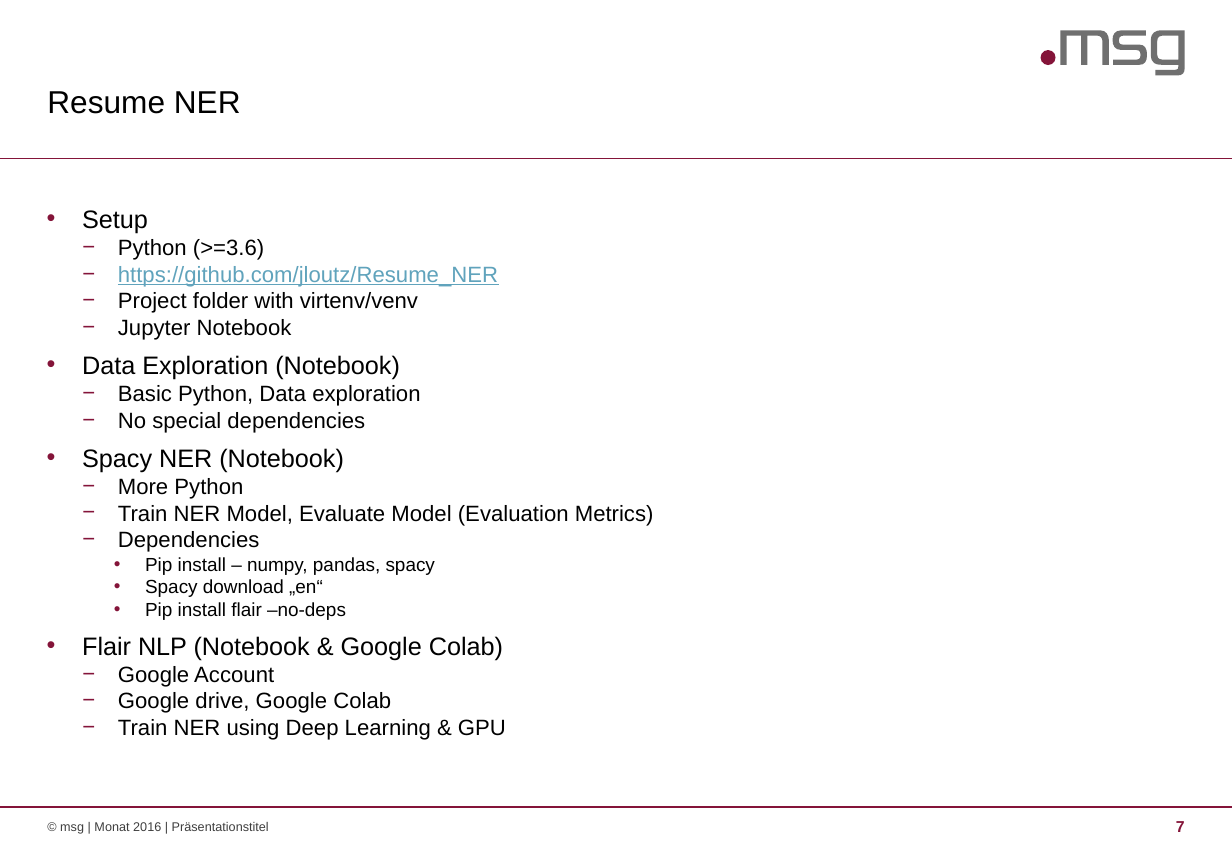
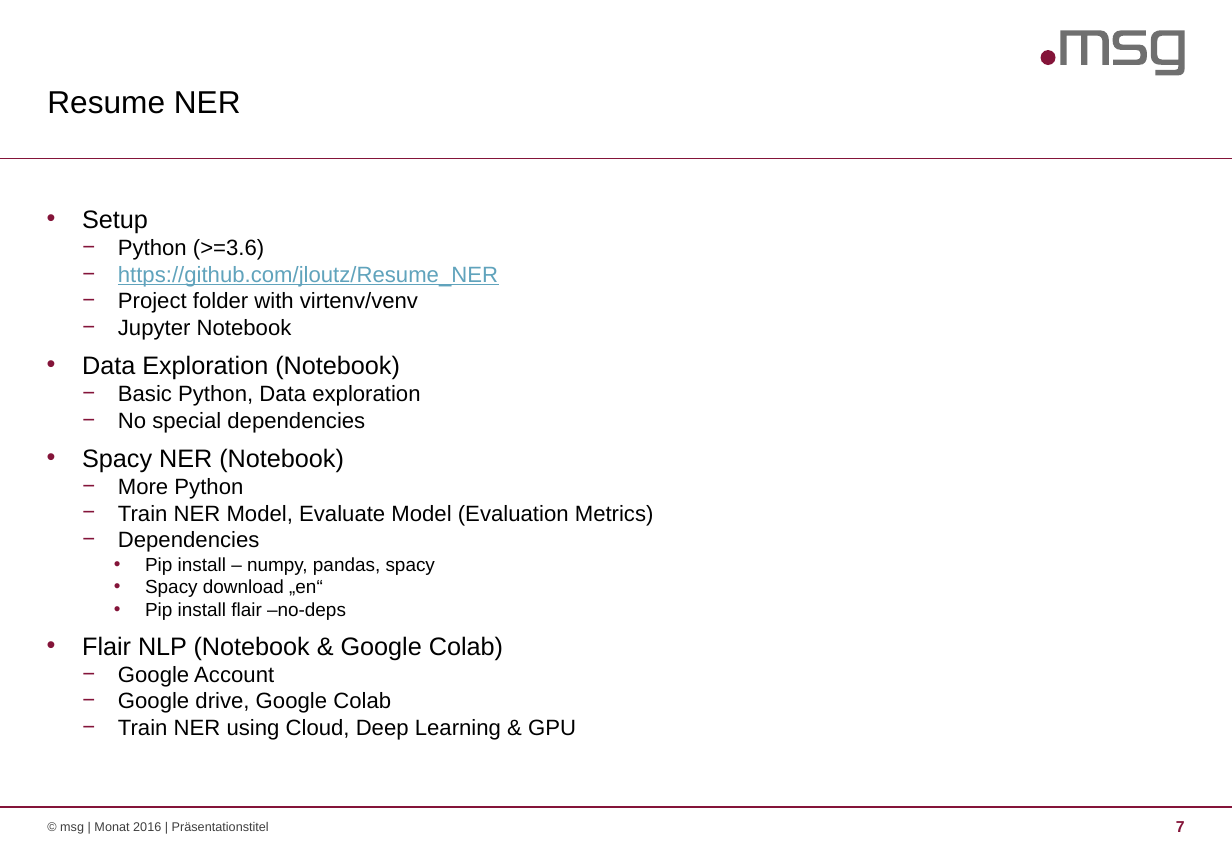
Before and after one commit to jloutz/Resume_NER, a slide deck: slide 7 of SAKI 2019 Exercise 2.pptx. Drawn at 1232x853 pixels with LibreOffice and Linux fonts; fonts in the diff are those of the drawing. Boxes give left, top, right and bottom in pixels: in the first picture for what was removed or moved away, otherwise in the second. Text is boxed around its words. In the diff, an @@ line names an element or a change of style, - is before the commit and + after.

Commit message:
added pptx

```diff
--- a/SAKI 2019 Exercise 2.pptx
+++ b/SAKI 2019 Exercise 2.pptx
@@ text at [118, 719, 576, 740]: text changed @@
-  − Train NER using Deep Learning & GPU
+  − Train NER using Cloud, Deep Learning & GPU
```
Also in this commit, not shown: 1 other slide changed, 1 other file.
